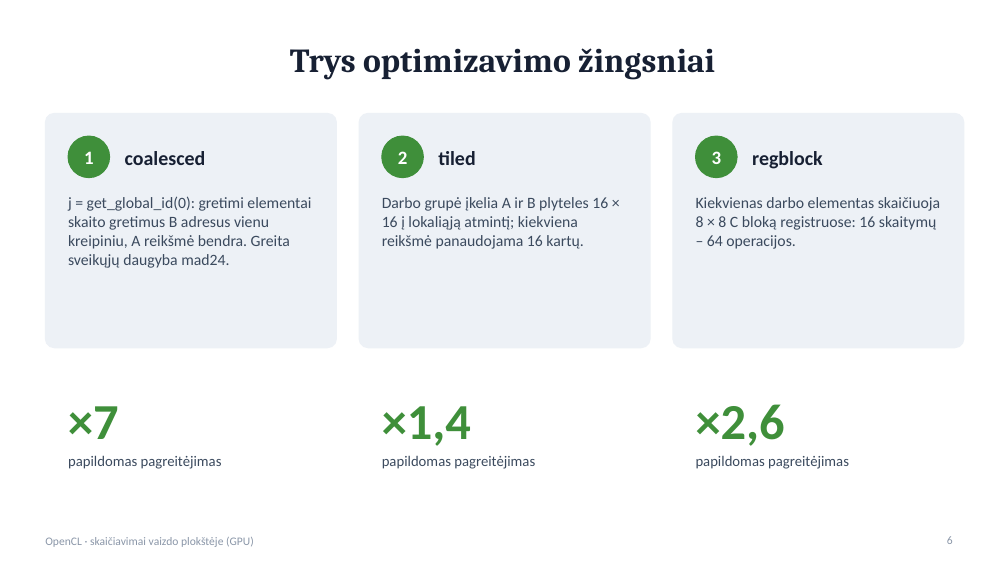
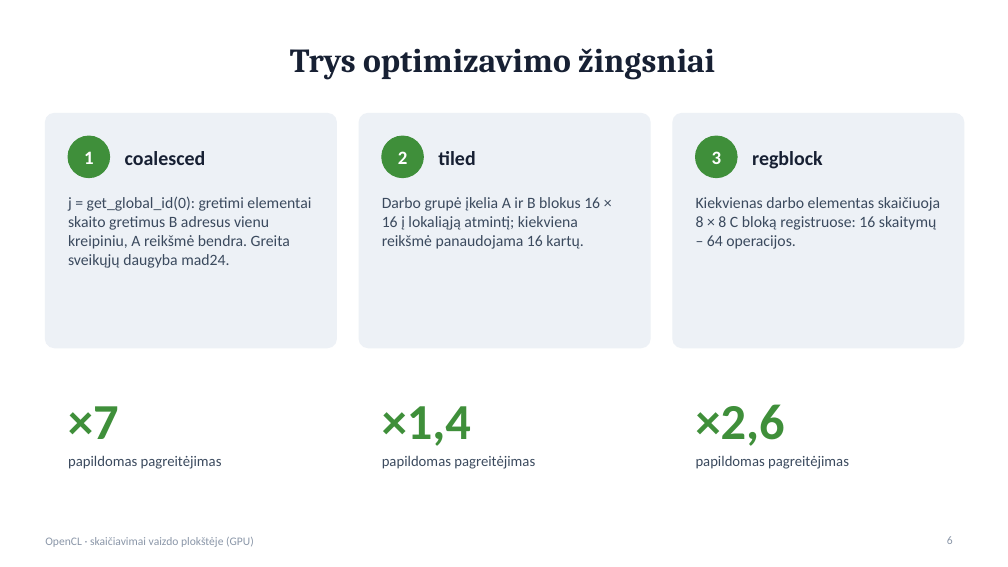
Before and after one commit to dimabreeze/VU-ComputerArchitecture-Parallel-Lab, a slide deck: slide 6 of reports/pptx/4_opencl.pptx. Drawn at 1008x567 pixels with LibreOffice and Linux fonts; fonts in the diff are those of the drawing. Boxes give left, top, right and bottom in pixels: in the first picture for what was removed or moved away, otherwise in the second. Text is boxed around its words. In the diff, an @@ line names an element or a change of style, - is before the commit and + after.

```diff
--- a/reports/pptx/4_opencl.pptx
+++ b/reports/pptx/4_opencl.pptx
@@ text at (x1=382, y1=197, x2=600, y2=249): text changed @@
-Darbo grupė įkelia A ir B plyteles 16 × 16 į lokaliąją atmintį; kiekviena reikšmė panaudojama 16 kartų.
+Darbo grupė įkelia A ir B blokus 16 × 16 į lokaliąją atmintį; kiekviena reikšmė panaudojama 16 kartų.
```
Also in this commit, not shown: 1 other slide changed, 27 other files.
